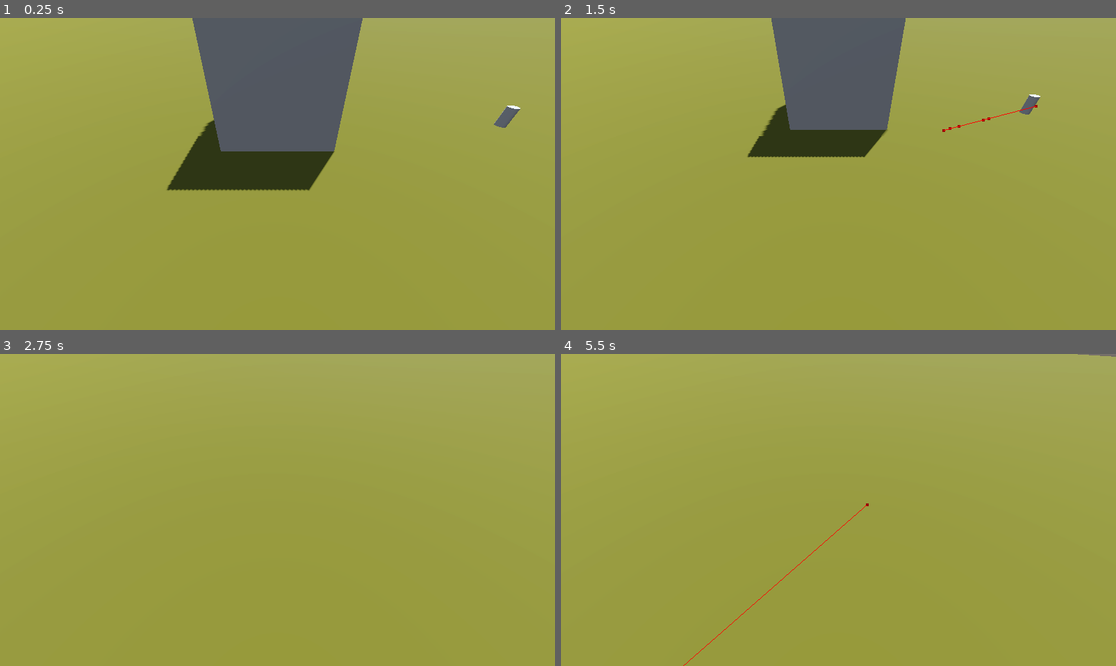
Above: before the commit, frames 1-4 (two rows, left to right).
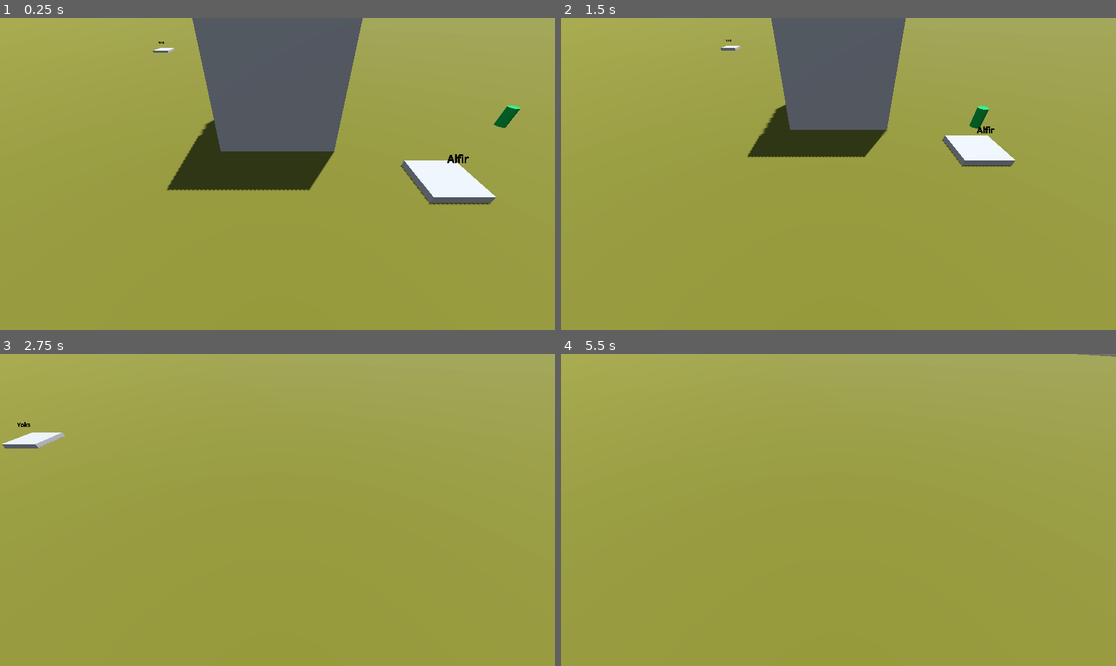
Above: after the commit, the same moments.

Repository: ualisars/simulationPrototype
Game: Godot game, scene res://Map/base_map.tscn
Two runs of this game, one before a commit and one after it. Both use one fixed random seed, a clock stepped at 60 frames per second and the inputs below.
Inputs (mouse positions are in pixels of both pictures, inside the frame that each line leads up to):
- Up to frame 1 (0.25 s): no input
- Up to frame 2 (1.5 s): tap Enter at 0.5 s; move the mouse to (960, 158) at 0.52 s; click (960, 158) at 0.6 s; move the mouse to (727, 189) at 1.27 s; tap S (CameraBack) at 1.35 s
- Up to frame 3 (2.75 s): click (166, 525) at 1.55 s; move the mouse to (333, 441) at 2.02 s; hold W (CameraForward) from 2.03 s (still down); click (333, 441) at 2.3 s
- Up to frame 4 (5.5 s): move the mouse to (810, 572) at 2.77 s; release W (CameraForward) at 2.78 s; tap A (CameraLeft) at 2.85 s; click (810, 572) at 3.05 s; tap Space at 3.5, 5 s; move the mouse to (1005, 556) at 3.52 s; hold D (CameraRight) 3.53-4.28 s; click (1005, 556) at 3.8 s; tap Enter at 4.25 s; move the mouse to (672, 463) at 4.27 s; tap Mouse wheel up (CameraZoomIn) at 4.35 s; click (672, 463) at 4.55 s; move the mouse to (866, 510) at 5.02 s; tap Mouse wheel down (CameraZoomOut) at 5.1 s; click (866, 510) at 5.3 s

The runs differ from the first frame. In frame 1, 1.9% of the frame differs, in the area x 27-94%, y 7-60%; in frame 2, 1.4%; in frame 3, 0.4%; in frame 4, less than 0.1%.

Commit message:
add collision to a city

Diff:
--- a/Camera/camera_3d.gd
+++ b/Camera/camera_3d.gd
@@ -30,7 +30,13 @@
 	ray_cast_3d.force_raycast_update()
 
 
-
 	if Input.is_action_just_pressed("mouse_left_click") && ray_cast_3d.is_colliding():
 		var collision_point = ray_cast_3d.get_collision_point()
+		var collider = ray_cast_3d.get_collider()
+
+		print(collider)
+
+		if "settlement" in collider.get_groups():
+			print("going to city: ", collider.name)
+
 		player.move_to_target_position(collision_point)
--- a/Camera/camera_3d.tscn
+++ b/Camera/camera_3d.tscn
@@ -7,3 +7,5 @@
 script = ExtResource("1_3kq5o")
 
 [node name="RayCast3D" type="RayCast3D" parent="."]
+collision_mask = 3
+collide_with_areas = true
--- a/Characters/player.gd
+++ b/Characters/player.gd
@@ -7,7 +7,7 @@
 
 func move_to_target_position(target_position: Vector3):
 	navigation_agent_3d.target_position = target_position
-	print("Player is moving to:", navigation_agent_3d.target_position)
+
 
 func _ready() -> void:
 	pass
--- a/Characters/player.tscn
+++ b/Characters/player.tscn
@@ -1,6 +1,9 @@
-[gd_scene load_steps=4 format=3 uid="uid://b7eetfkt70v4y"]
+[gd_scene load_steps=5 format=3 uid="uid://b7eetfkt70v4y"]
 
 [ext_resource type="Script" path="res://Characters/player.gd" id="1_idl87"]
+
+[sub_resource type="StandardMaterial3D" id="StandardMaterial3D_l0fp5"]
+albedo_color = Color(0, 0.552941, 0.219608, 1)
 
 [sub_resource type="CylinderMesh" id="CylinderMesh_l58fj"]
 
@@ -12,6 +15,7 @@
 
 [node name="PlayerBody" type="MeshInstance3D" parent="."]
 transform = Transform3D(1, 0, 0, 0, 1, 0, 0, 0, 1, 0, 1, 0)
+material_override = SubResource("StandardMaterial3D_l0fp5")
 cast_shadow = 0
 mesh = SubResource("CylinderMesh_l58fj")
 
@@ -20,4 +24,3 @@
 shape = SubResource("ConvexPolygonShape3D_rfhnm")
 
 [node name="NavigationAgent3D" type="NavigationAgent3D" parent="."]
-debug_enabled = true
--- a/Map/base_map.tscn
+++ b/Map/base_map.tscn
@@ -1,7 +1,8 @@
-[gd_scene load_steps=9 format=3 uid="uid://blntao8m3uv2m"]
+[gd_scene load_steps=10 format=3 uid="uid://blntao8m3uv2m"]
 
 [ext_resource type="PackedScene" uid="uid://bg3hxddxdn8bc" path="res://Camera/camera_3d.tscn" id="1_bf433"]
 [ext_resource type="PackedScene" uid="uid://b7eetfkt70v4y" path="res://Characters/player.tscn" id="2_03e53"]
+[ext_resource type="PackedScene" uid="uid://bmj1ghbmfb4uq" path="res://Settlements/city.tscn" id="3_2hp2y"]
 
 [sub_resource type="ProceduralSkyMaterial" id="ProceduralSkyMaterial_oh55g"]
 sky_horizon_color = Color(0.64625, 0.65575, 0.67075, 1)
@@ -27,6 +28,7 @@
 size = Vector3(10, 10, 10)
 
 [node name="BaseMap" type="Node3D"]
+transform = Transform3D(1, 0, 0, 0, 1, 0, 0, 0, 1, 19.7649, -19.8877, -1.08731)
 
 [node name="DirectionalLight3D" type="DirectionalLight3D" parent="."]
 transform = Transform3D(-0.866025, -0.433013, 0.25, 0, 0.5, 0.866025, -0.5, 0.75, -0.433013, 0, 0, 0)
@@ -57,3 +59,14 @@
 
 [node name="Player" parent="." instance=ExtResource("2_03e53")]
 transform = Transform3D(1, 0, 0, 0, 1, 0, 0, 0, 1, 23.7948, 0, 0)
+floor_constant_speed = true
+floor_block_on_wall = false
+speed = 12.0
+
+[node name="City" parent="." instance=ExtResource("3_2hp2y")]
+transform = Transform3D(1, 0, 0, 0, 1, 0, 0, 0, 1, -30.6483, 0, -43.4306)
+city_name = "Yoks"
+
+[node name="City2" parent="." instance=ExtResource("3_2hp2y")]
+transform = Transform3D(1, 0, 0, 0, 1, 0, 0, 0, 1, 12, 0, 9)
+city_name = "Alfir"
--- /dev/null
+++ b/Settlements/city.gd
@@ -0,0 +1,14 @@
+extends Node3D
+
+@onready var label_3d: Label3D = $"City Wall/Label3D"
+@export var city_name: String = "City Name"
+
+# Called when the node enters the scene tree for the first time.
+func _ready() -> void:
+	label_3d.text = city_name
+	name = city_name
+
+	connect("body_entered", on_area_entered, CONNECT_DEFERRED)
+
+func on_area_entered(body: Node) -> void:
+	print(body.name + " entered the city " + city_name)
--- /dev/null
+++ b/Settlements/city.tscn
@@ -0,0 +1,27 @@
+[gd_scene load_steps=4 format=3 uid="uid://bmj1ghbmfb4uq"]
+
+[ext_resource type="Script" path="res://Settlements/city.gd" id="1_idsiu"]
+
+[sub_resource type="BoxMesh" id="BoxMesh_tu4c7"]
+size = Vector3(4, 1, 4)
+
+[sub_resource type="BoxShape3D" id="BoxShape3D_mqrfi"]
+size = Vector3(4, 1, 4)
+
+[node name="City" type="Area3D" groups=["settlement"]]
+script = ExtResource("1_idsiu")
+
+[node name="City Wall" type="MeshInstance3D" parent="." groups=["settlement"]]
+transform = Transform3D(1, 0, 0, 0, 1, 0, 0, 0, 1, -0.00984812, 0.00780475, 0.000522137)
+mesh = SubResource("BoxMesh_tu4c7")
+
+[node name="Label3D" type="Label3D" parent="City Wall"]
+transform = Transform3D(1, 0, 0, 0, 1, 0, 0, 0, 1, 0, 2.09495, 0)
+billboard = 1
+modulate = Color(0.0862745, 0.0862745, 0.0862745, 1)
+text = "City Name"
+font_size = 140
+outline_size = 18
+
+[node name="CollisionShape3D" type="CollisionShape3D" parent="."]
+shape = SubResource("BoxShape3D_mqrfi")
